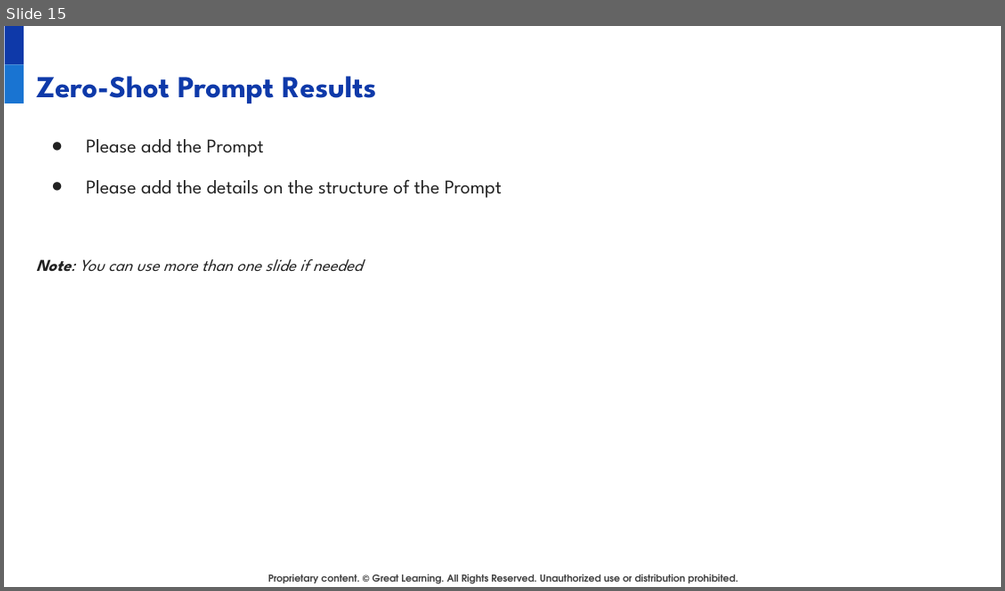
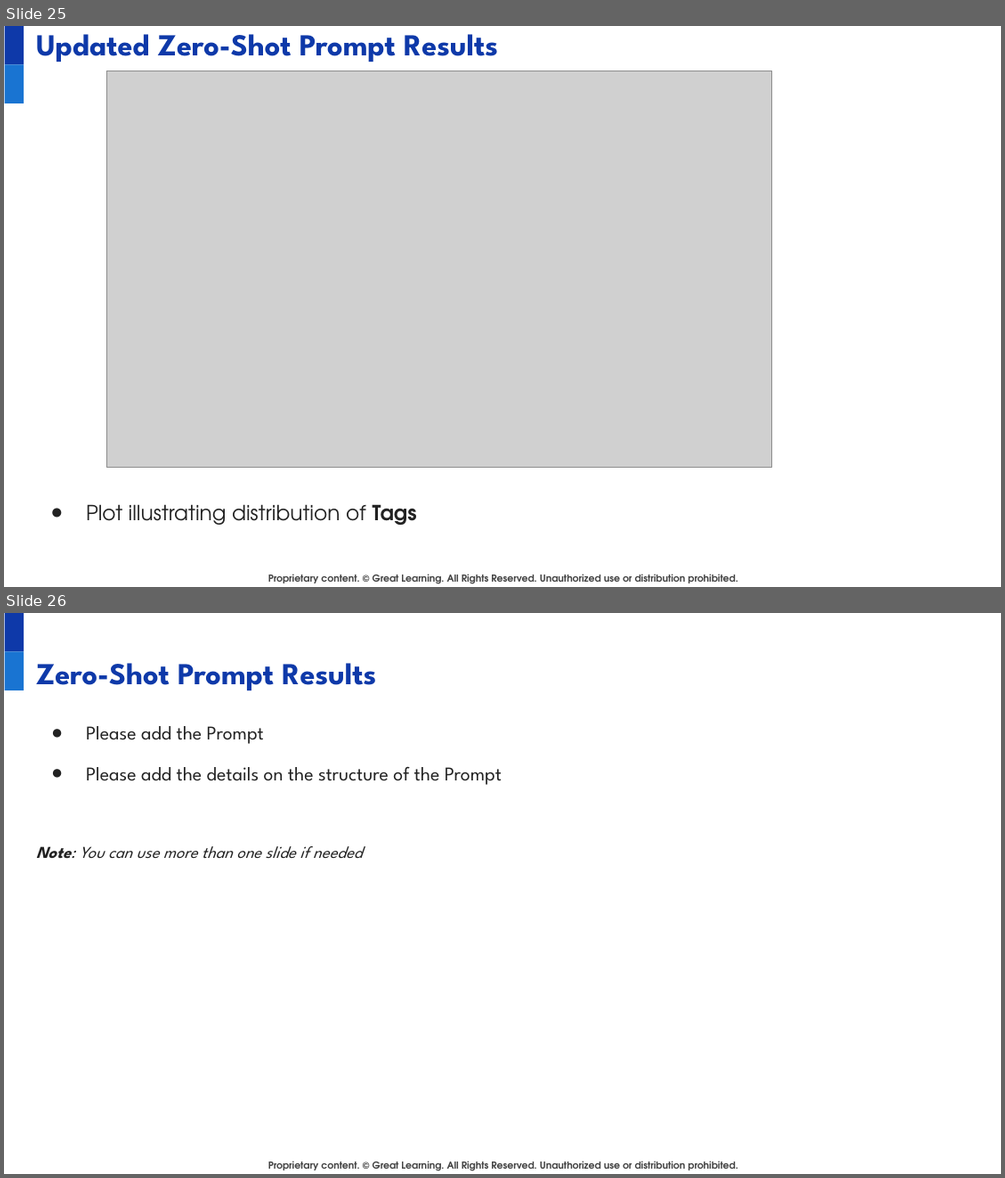
Before and after one commit to juanbucz/GreatLearning-TermProjects, a slide deck: GenAI-Powered Food Delivery Sentiment Analysis/Project Presentation - Business Applications of GenAI - John Buczkowski.pptx. Shown one above the other, each under a label of ours: slide 15 before the commit, slides 25 and 26 after it. The pictures are 1005x591 and 1005x1178 pixels, drawn with LibreOffice and Linux fonts; fonts in the diff are those of the drawing; grey boxes stand for pictures; background and template pictures are left out. Boxes give left, top, right and bottom in pixels: in the first picture for what was removed or moved away, otherwise in the second. Text is boxed around its words. In the diff, an @@ line names an element or a change of style, - is before the commit and + after.

Commit message:
GenAI - Food Delivery Sentiment Analysis - Zero-Shot Prompt Analysis

```diff
--- a/GenAI-Powered Food Delivery Sentiment Analysis/Project Presentation - Business Applications of GenAI - John Buczkowski.pptx
+++ b/GenAI-Powered Food Delivery Sentiment Analysis/Project Presentation - Business Applications of GenAI - John Buczkowski.pptx
@@ slide 25 added at bbox=[4, 26, 1001, 587], background #FFFFFF; not listed: 3 template elements that a slide beside it also shows @@
@@ title added at bbox=[36, 34, 498, 62], 22 pt, text #0E39A9, bold @@
+Updated Zero-Shot Prompt Results
@@ picture added at bbox=[106, 70, 771, 467] @@
@@ text added at bbox=[86, 504, 417, 524], 15 pt, text #222222 @@
+● Plot illustrating distribution of Tags
@@ what was slide 15 is now slide 26 @@
```
Also in this commit, not shown: 12 other slides added, 2 slides removed, 1 other file.
